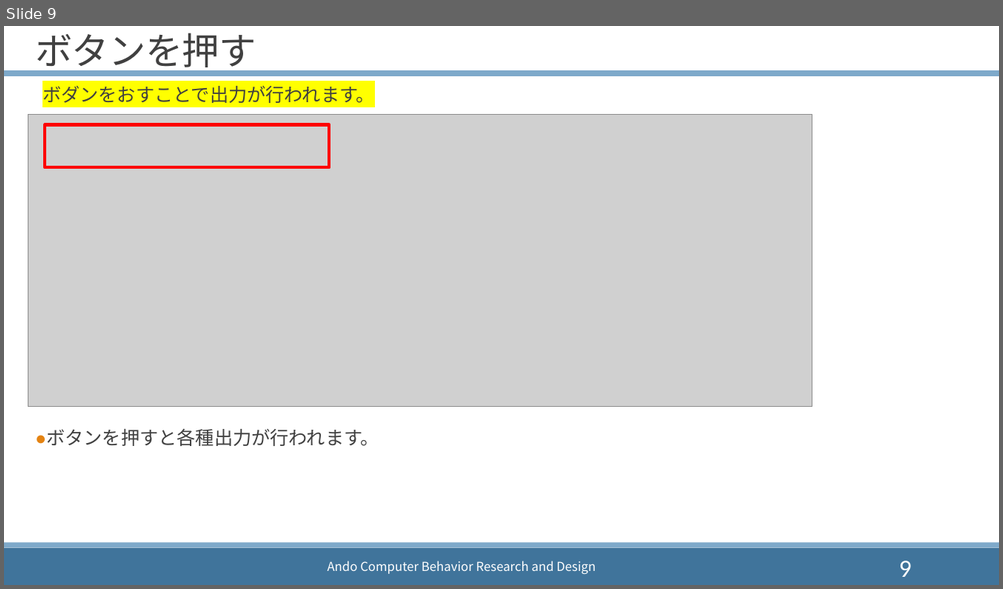
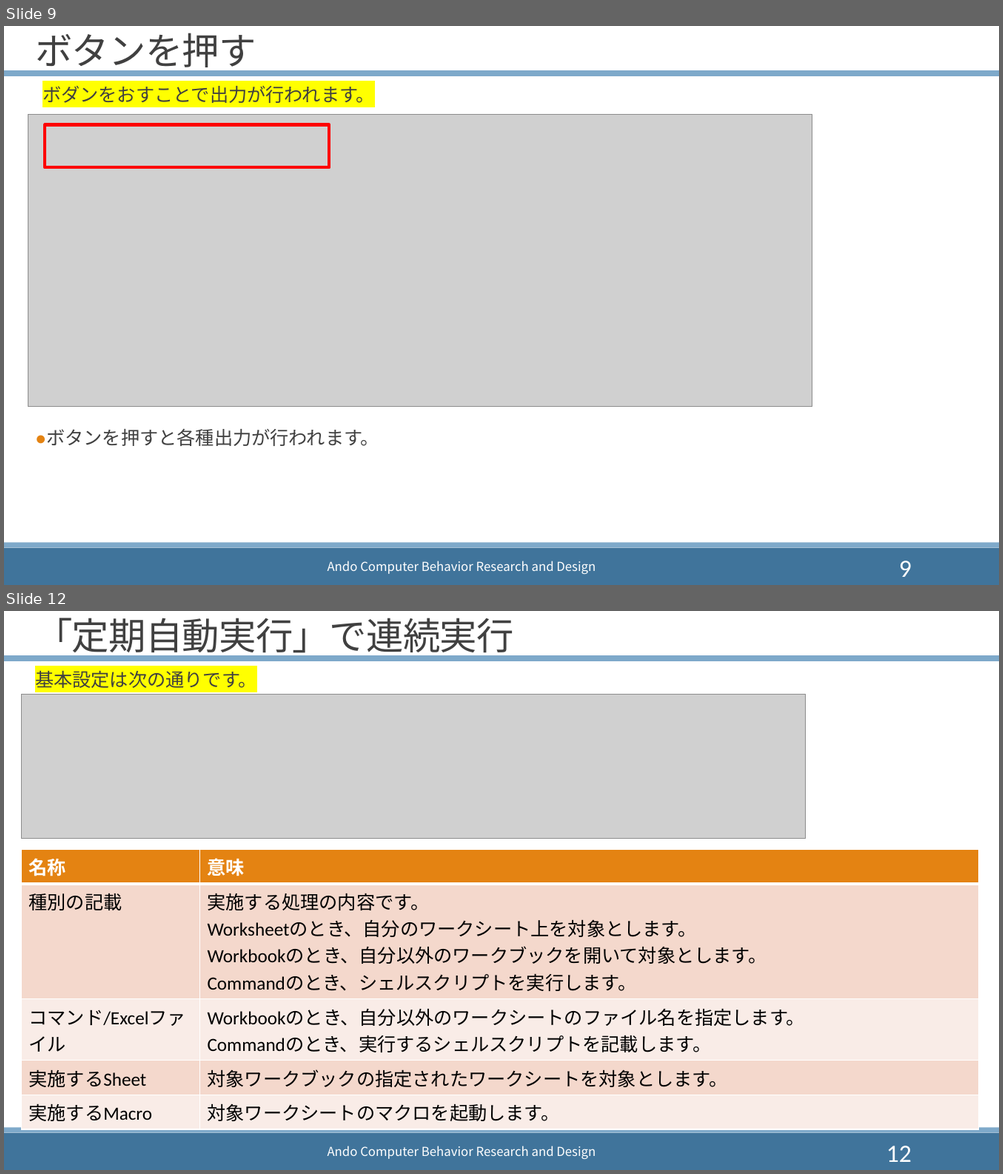
Before and after one commit to Tand0/CreateTableOfContentsExcelUsingSheetNames, a slide deck: doc/readme.pptx. Shown one above the other, each under a label of ours: slide 9 before the commit, slides 9 and 12 after it; the slides between them are not shown. The pictures are 1003x589 and 1003x1174 pixels, drawn with LibreOffice and Linux fonts; fonts in the diff are those of the drawing; grey boxes stand for pictures. Boxes give left, top, right and bottom in pixels: in the first picture for what was removed or moved away, otherwise in the second. Text is boxed around its words. In the diff, an @@ line names an element or a change of style, - is before the commit and + after.

```diff
--- a/doc/readme.pptx
+++ b/doc/readme.pptx
@@ slide 12 added at box(4, 611, 999, 1170), background #FFFFFF; not listed: 4 template elements that a slide beside it also shows @@
@@ title added at box(35, 618, 514, 659), 36 pt, text #404040 @@
+「定期自動実行」で連続実行
@@ text added at box(35, 671, 257, 688), 18 pt, text #404040 @@
+基本設定は次の通りです。
@@ picture added at box(21, 694, 805, 839) @@
@@ table added at box(21, 850, 978, 1125), 5 rows, 2 columns @@
+名称 | 意味
+種別の記載 | 実施する処理の内容です。 / Worksheetのとき、自分のワークシート上を対象とします。 / Workbookのとき、自分以外のワークブックを開いて対象とします。 / Commandのとき、シェルスクリプトを実行します。
+コマンド/Excelファイル | Workbookのとき、自分以外のワークシートのファイル名を指定します。 / Commandのとき、実行するシェルスクリプトを記載します。
+実施するSheet | 対象ワークブックの指定されたワークシートを対象とします。
+実施するMacro | 対象ワークシートのマクロを起動します。
@@ page number added at box(886, 1146, 911, 1162), 24 pt, text #FFFFFF @@
+12
```
Also in this commit, not shown: 2 slides changed, 1 other slide added, 1 slide removed.
